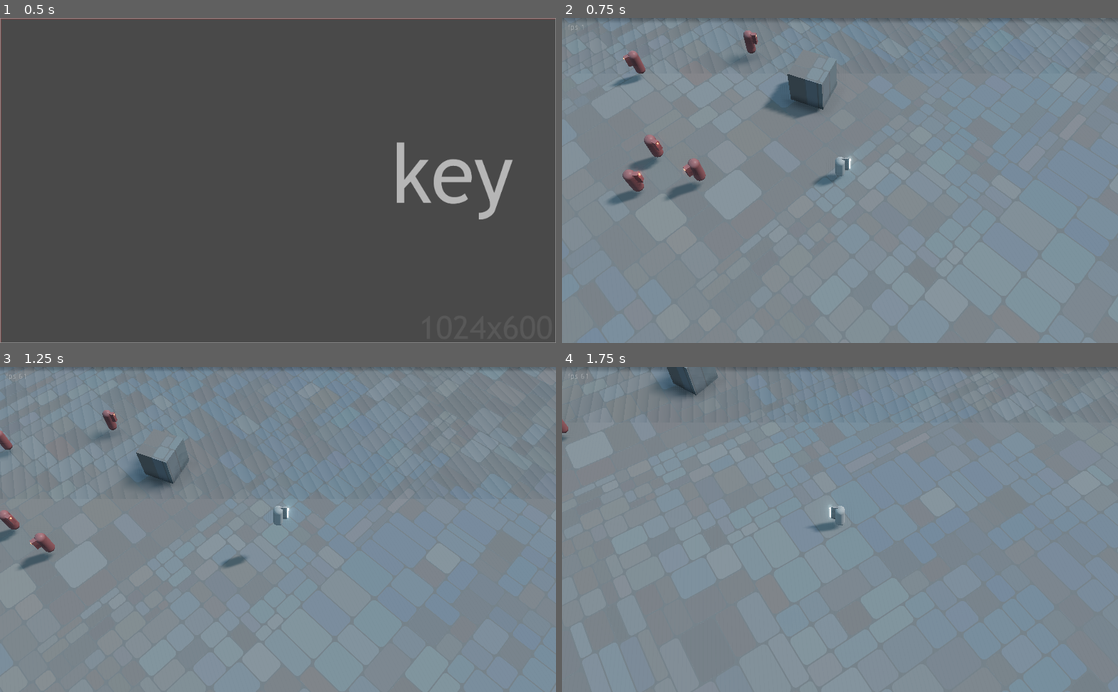
Above: before the commit, frames 1-4 (two rows, left to right).
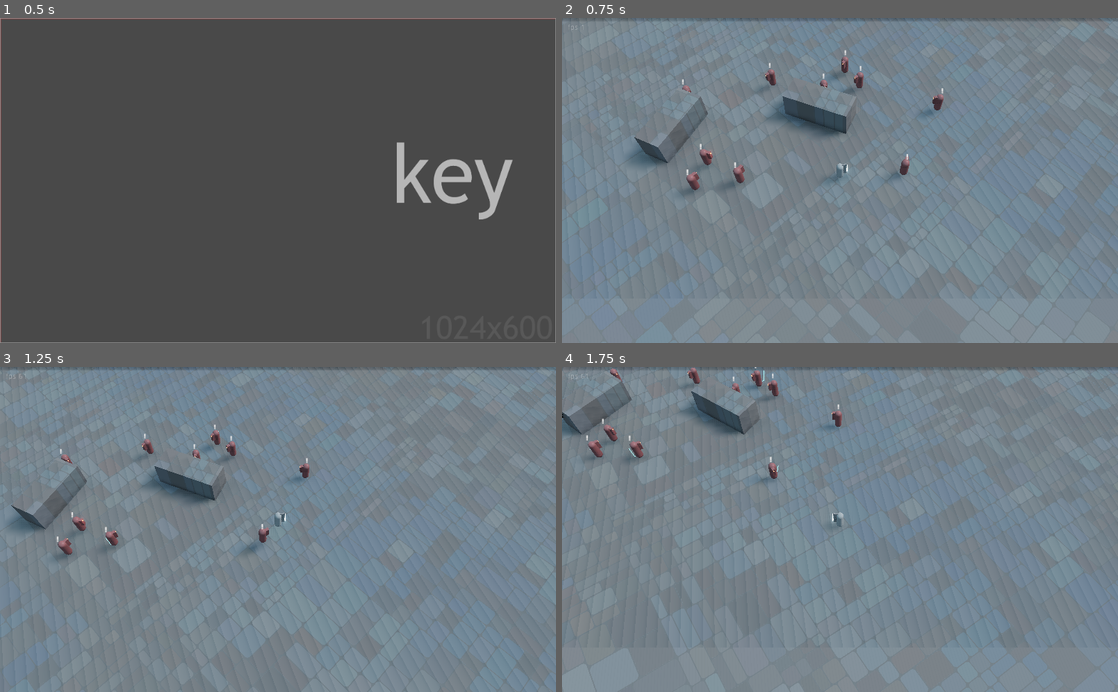
Above: after the commit, the same moments.

Repository: ioxu/key
Game: Godot game, scene res://scenes/splash.tscn
Same seed, same stepped clock (60 frames per second), same inputs: the game is played once before the commit and once after it.
Inputs (mouse positions are in pixels of both pictures, inside the frame that each line leads up to):
- Up to frame 1 (0.5 s): no input
- Up to frame 2 (0.75 s): tap Enter at 0.5 s; move the mouse to (962, 164) at 0.52 s; hold D (move_right) from 0.53 s (still down); hold Space (jump) from 0.53 s (still down); click (962, 164) at 0.67 s
- Up to frame 3 (1.25 s): keep holding D (move_right); keep holding Space (jump)
- Up to frame 4 (1.75 s): move the mouse to (728, 545) at 1.27 s; release D (move_right) at 1.28 s; release Space (jump) at 1.28 s; hold S (move_down) from 1.28 s (still down); tap Left (camera_rotate_left) at 1.35 s; tap Space (jump) at 1.52, 1.55 s

Frame 1 is identical in both runs. In frame 2, 8.0% of the frame differs, in the area x 0-100%, y 0-87%; in frame 3, 8.2%, in the area x 0-100%, y 0-100%; in frame 4, 7.4%.

Commit message:
enemy movement and state machines

Diff:
--- a/data/enemies/Enemy.gd
+++ b/data/enemies/Enemy.gd
@@ -1,17 +1,51 @@
 extends KinematicBody
-
 
 export var initial_health : float = 1000.0
 export var health : float = initial_health
+export(float) var movement_speed = 7.5
+export(float) var acceleration = 3.0
+export(float) var deaceleration = 5.0
+
+var direction := Vector3.ZERO
+var initial_movement_speed = movement_speed
+var last_direction := Vector3.ZERO
+var current_vertical_speed := Vector3.ZERO
+var movement := Vector3.ZERO
+var max_turn_rate := deg2rad(5.0)
+var speed := Vector3.ZERO
+var is_airborne : = false
+var gravity := -10.0
+var jump_acceleration := 3.0
+var age := 0.0
+var accelerate = acceleration
+
+const DO_TRAVEL_PATH = true
+var travel_path = null
+const travel_path_script = preload("res://scripts/travel_path_line.gd")
+
+var noise = OpenSimplexNoise.new()
+var offset = 0.0
+
+var damage_rng = RandomNumberGenerator.new()
 
 onready var hurt_meter = $MeshInstance/hurt_meter
+onready var fsm = $statemachine
 
-
-var damage_rng = RandomNumberGenerator.new()
 
 func _ready():
 	damage_rng.randomize()
 	$hurtbox.connect("bullet_hit", self, "bullet_hit")
+	noise.seed = randi()
+	noise.octaves = 2
+	noise.period = 35.0
+	offset = damage_rng.randf() * 100
+
+	if DO_TRAVEL_PATH:
+		travel_path = ImmediateGeometry.new()
+		travel_path.set_script(travel_path_script)
+		travel_path.track_object_path = self.get_path()
+		travel_path.position_offset = Vector3(0.0, -0.5, 0.0)
+		get_node("/root/").add_child(travel_path)
 
 
 func bullet_hit(bullet):
@@ -22,3 +56,51 @@
 
 	if health <= 0.0:
 		queue_free()
+
+
+func _idle():
+	# wander about a bit
+	var rot_y = noise.get_noise_1d( age * 25.0 + offset )
+	rot_y = sign(rot_y) * bias(abs(rot_y), 0.25) * 0.2
+	rotate_y( rot_y )
+	direction = global_transform.basis.z
+	var speed_noise = noise.get_noise_1d( age * 15.0 - offset )
+	var spd = 0.0
+
+	if speed_noise > 0.35:
+		spd = bias((speed_noise+1.0)/2.0, 0.2)
+	elif speed_noise < -0.35:
+		spd = -0.4 * bias((abs(speed_noise)+1.0)/2.0, 0.2)
+	movement_speed = spd * 7.5
+
+
+func _physics_process(delta):
+	age += delta
+
+	direction.y = 0.0
+	last_direction = direction.normalized()
+	var max_speed = movement_speed * direction.normalized()
+	accelerate = deaceleration
+	if direction.dot(speed) > 0.0:
+		accelerate = acceleration
+	direction = Vector3.ZERO
+	speed = speed.linear_interpolate(max_speed, delta * accelerate)
+	movement = transform.basis * speed
+	movement = speed
+
+	current_vertical_speed.y += gravity * delta * jump_acceleration
+	movement += current_vertical_speed
+	move_and_slide(movement, Vector3.UP)
+	if is_on_floor():
+		current_vertical_speed.y = 0.0
+		is_airborne = false
+
+func bias(value, b):
+	b = -log2(1.0 - b)
+	return 1.0 - pow(1.0 - pow(value, 1.0/b), b)
+
+func log2(value):
+	return log(value) / log(2)
+
+func remap_range(value, InputA, InputB, OutputA, OutputB):
+	return(value - InputA) / (InputB - InputA) * (OutputB - OutputA) + OutputA
--- a/data/enemies/Enemy.tscn
+++ b/data/enemies/Enemy.tscn
@@ -1,10 +1,12 @@
-[gd_scene load_steps=13 format=2]
+[gd_scene load_steps=16 format=2]
 
 [ext_resource path="res://data/enemies/Enemy_material.tres" type="Material" id=1]
 [ext_resource path="res://data/enemies/Enemy.gd" type="Script" id=2]
 [ext_resource path="res://data/enemies/hurt_meter.tscn" type="PackedScene" id=3]
 [ext_resource path="res://data/enemies/hurtbox.gd" type="Script" id=4]
 [ext_resource path="res://data/enemies/hurt_meter_shadermaterial.tres" type="Material" id=5]
+[ext_resource path="res://data/textures/debug/symbols_16px_exclamation.png" type="Texture" id=6]
+[ext_resource path="res://data/statemachine/enemy/enemyFSM.gd" type="Script" id=7]
 
 [sub_resource type="CapsuleShape" id=1]
 radius = 0.46698
@@ -27,17 +29,31 @@
 [sub_resource type="CubeMesh" id=5]
 size = Vector3( 0.228, 0.456, 0.633 )
 
-[sub_resource type="CylinderMesh" id=7]
+[sub_resource type="CylinderMesh" id=6]
 resource_local_to_scene = true
 material = ExtResource( 5 )
-height = 0.2
+bottom_radius = 0.65
+height = 1.0
 radial_segments = 32
 rings = 1
 
-[sub_resource type="CylinderShape" id=6]
+[sub_resource type="CylinderShape" id=7]
 radius = 0.658651
 
-[node name="Enemy" type="KinematicBody"]
+[sub_resource type="SpatialMaterial" id=8]
+flags_transparent = true
+params_depth_draw_mode = 3
+albedo_color = Color( 0.513726, 0.811765, 0.929412, 0.0509804 )
+emission_enabled = true
+emission = Color( 0.180392, 0.427451, 0.556863, 1 )
+emission_energy = 3.12
+emission_operator = 0
+emission_on_uv2 = false
+
+[node name="Enemy" type="KinematicBody" groups=[
+"Enemies",
+"NPCs",
+]]
 transform = Transform( 1, 0, 0, 0, 1, 0, 0, 0, 1, 0, 1.259, 0 )
 collision_layer = 4
 collision_mask = 15
@@ -63,8 +79,8 @@
 material/0 = ExtResource( 1 )
 
 [node name="hurt_meter" parent="MeshInstance" instance=ExtResource( 3 )]
-transform = Transform( 0.5, 0, 0, 0, -1.31134e-07, 0.5, 0, -3, -2.18557e-08, 0, -1.39755e-07, 0.857811 )
-mesh = SubResource( 7 )
+transform = Transform( 0.5, 0, 0, 0, -6.55671e-08, 0.5, 0, -1.5, -2.18557e-08, 0, -1.39755e-07, 0.857811 )
+mesh = SubResource( 6 )
 
 [node name="hurtbox" type="Area" parent="."]
 collision_layer = 32
@@ -72,4 +88,29 @@
 script = ExtResource( 4 )
 
 [node name="CollisionShape" type="CollisionShape" parent="hurtbox"]
-shape = SubResource( 6 )
+shape = SubResource( 7 )
+
+[node name="vision_area" type="Area" parent="."]
+transform = Transform( 1, 0, 0, 0, 1, 0, 0, 0, 1, 0, 0.538681, 0 )
+visible = false
+
+[node name="CollisionPolygon" type="CollisionPolygon" parent="vision_area"]
+transform = Transform( -1.62921e-07, -1, 1.62921e-07, 0, -1.62921e-07, -1, 1, -1.62921e-07, 2.65431e-14, 0, 0, 0 )
+polygon = PoolVector2Array( 0, 0, 15, 5, 15, -5 )
+
+[node name="CSGPolygon" type="CSGPolygon" parent="vision_area"]
+transform = Transform( -1.62921e-07, -1, 1.62921e-07, 0, -1.62921e-07, -1, 1, -1.62921e-07, 2.65431e-14, 0, -0.5, 0 )
+polygon = PoolVector2Array( 0, 0, 0, 0, 15, 5, 15, -5 )
+depth = 0.139
+material = SubResource( 8 )
+
+[node name="alert_icon" type="Sprite3D" parent="."]
+transform = Transform( 1, 0, 0, 0, 1, 0, 0, 0, 1, 0, 1.25684, 0 )
+cast_shadow = 0
+opacity = 0.69
+pixel_size = 0.03
+billboard = 1
+texture = ExtResource( 6 )
+
+[node name="statemachine" type="Node" parent="."]
+script = ExtResource( 7 )
--- /dev/null
+++ b/data/shaders/trai_material.tres
@@ -0,0 +1,8 @@
+[gd_resource type="SpatialMaterial" format=2]
+
+[resource]
+emission_enabled = true
+emission = Color( 0.172549, 0.627451, 0.929412, 1 )
+emission_energy = 10.0
+emission_operator = 0
+emission_on_uv2 = false
--- /dev/null
+++ b/data/statemachine/enemy/enemyFSM.gd
@@ -0,0 +1,26 @@
+extends StateMachine
+
+# enemyFSM
+
+func _ready():
+	add_state("idle")
+	add_state("chase")
+	add_state("attack")
+	call_deferred("set_state", states.idle)
+
+
+func _state_logic(delta):
+	if state == states.idle:
+		parent._idle()
+
+
+func _get_transition(delta):
+	return null
+
+
+func _enter_state(new_state, old_state):
+	pass
+
+
+func _exit_state(old_state, new_state):
+	pass
--- /dev/null
+++ b/data/statemachine/statemachine.gd
@@ -0,0 +1,49 @@
+# abstract base statemachine
+# Game Endeavour https://www.youtube.com/watch?v=BNU8xNRk_oU
+extends Node
+
+class_name StateMachine
+
+var state = null setget set_state
+var previous_state = null
+var states = {}
+
+onready var parent = get_parent()
+
+
+func _physics_process(delta):
+	if state != null:
+		_state_logic(delta)
+		var transition = _get_transition(delta)
+		if transition != null:
+			set_state(transition)
+
+
+func _state_logic(delta):
+	pass
+
+
+func _get_transition(delta):
+	return null
+
+
+func _enter_state(new_state, old_state):
+	pass
+
+
+func _exit_state(old_state, new_state):
+	pass
+
+
+func set_state(new_state):
+	previous_state = state
+	state = new_state
+
+	if previous_state != null:
+		_exit_state(previous_state, new_state)
+	if new_state != null:
+		_enter_state(new_state, previous_state)
+
+
+func add_state(state_name):
+	states[state_name] = states.size()
--- a/data/weapons/pulse_shard/pulse_shard_bullet.tscn
+++ b/data/weapons/pulse_shard/pulse_shard_bullet.tscn
@@ -1,7 +1,11 @@
-[gd_scene load_steps=7 format=2]
+[gd_scene load_steps=8 format=2]
 
 [ext_resource path="res://data/weapons/pulse_shard/pulse_shard_bullet.gd" type="Script" id=1]
 [ext_resource path="res://data/weapons/pulse_shard/pulse_shader_bullet.shader" type="Shader" id=2]
+
+[sub_resource type="PhysicsMaterial" id=5]
+friction = 0.65
+bounce = 0.05
 
 [sub_resource type="BoxShape" id=1]
 extents = Vector3( 0.0726534, 0.426933, 0.524819 )
@@ -30,6 +34,7 @@
 [node name="pulse_shard_bullet" type="RigidBody"]
 collision_layer = 8
 collision_mask = 2147483682
+physics_material_override = SubResource( 5 )
 gravity_scale = 0.0
 continuous_cd = true
 contact_monitor = true
--- a/project.godot
+++ b/project.godot
@@ -8,9 +8,14 @@
 
 config_version=4
 
-_global_script_classes=[  ]
+_global_script_classes=[ {
+"base": "Node",
+"class": "StateMachine",
+"language": "GDScript",
+"path": "res://data/statemachine/statemachine.gd"
+} ]
 _global_script_class_icons={
-
+"StateMachine": ""
 }
 
 [application]
--- a/scenes/level.tscn
+++ b/scenes/level.tscn
@@ -12,8 +12,10 @@
 extents = Vector3( 250, 0.5, 250 )
 
 [sub_resource type="CubeMesh" id=3]
+size = Vector3( 5, 2, 2 )
 
 [sub_resource type="BoxShape" id=4]
+extents = Vector3( 2.5, 1, 1 )
 
 [sub_resource type="ProceduralSky" id=5]
 
@@ -54,7 +56,7 @@
 [node name="level" type="Spatial" parent="."]
 
 [node name="MeshInstance" type="MeshInstance" parent="level"]
-transform = Transform( 0.924146, 0, 0.382038, 0, 1, 0, -0.382038, 0, 0.924146, -4.49112, 1.028, -3.46241 )
+transform = Transform( 0.924146, 0, 0.382038, 0, 1, 0, -0.382038, 0, 0.924146, -4.49112, 0.99263, -3.46241 )
 mesh = SubResource( 3 )
 material/0 = ExtResource( 1 )
 
@@ -63,6 +65,19 @@
 collision_mask = 2147483677
 
 [node name="CollisionShape" type="CollisionShape" parent="level/MeshInstance/StaticBody"]
+transform = Transform( 1, 0, -5.96046e-08, 0, 1, 0, 5.96046e-08, 0, 1, 0, 0, 0 )
+shape = SubResource( 4 )
+
+[node name="MeshInstance2" type="MeshInstance" parent="level"]
+transform = Transform( -0.34202, 0, 0.939692, 0, 1, 0, -0.939692, 0, -0.34202, -10.6895, 0.99263, 5.30861 )
+mesh = SubResource( 3 )
+material/0 = ExtResource( 1 )
+
+[node name="StaticBody" type="StaticBody" parent="level/MeshInstance2"]
+collision_layer = 2
+collision_mask = 2147483677
+
+[node name="CollisionShape" type="CollisionShape" parent="level/MeshInstance2/StaticBody"]
 transform = Transform( 1, 0, -5.96046e-08, 0, 1, 0, 5.96046e-08, 0, 1, 0, 0, 0 )
 shape = SubResource( 4 )
 
@@ -83,7 +98,7 @@
 transform = Transform( 0.914544, 0.3137, 0.255347, -5.51887e-08, -0.631285, 0.775551, 0.404487, -0.709275, -0.577338, 0, 2.18338, 0 )
 light_energy = 0.5
 shadow_enabled = true
-shadow_bias = 0.01
+shadow_bias = 0.0
 directional_shadow_mode = 1
 directional_shadow_split_1 = 0.252
 directional_shadow_split_2 = 0.431
@@ -93,16 +108,31 @@
 environment = SubResource( 6 )
 
 [node name="Enemy2" parent="." instance=ExtResource( 4 )]
-transform = Transform( -0.56478, 0, 0.825242, 0, 1, 0, -0.825242, 0, -0.56478, -9.3253, 1.0837, -2.84404 )
+transform = Transform( 1, 0, 0, 0, 1, 0, 0, 0, 1, -9.3253, 1.18355, -2.84404 )
 
 [node name="Enemy3" parent="." instance=ExtResource( 4 )]
-transform = Transform( 0.988607, 0, -0.150519, 0, 1, 0, 0.150519, 0, 0.988607, -12.5604, 1.0837, 2.78339 )
+transform = Transform( 0.0339052, 0, 0.999425, 0, 1, 0, -0.999425, 0, 0.0339052, -12.5604, 1.18355, 2.78339 )
 
 [node name="Enemy4" parent="." instance=ExtResource( 4 )]
-transform = Transform( -0.742502, 0, 0.669844, 0, 1, 0, -0.669844, 0, -0.742502, -5.73695, 1.0837, 7.08563 )
+transform = Transform( -0.988788, 0, -0.149328, 0, 1, 0, 0.149328, 0, -0.988788, -5.73695, 1.18355, 7.08563 )
 
 [node name="Enemy5" parent="." instance=ExtResource( 4 )]
-transform = Transform( -0.309697, 0, 0.950835, 0, 1, 0, -0.950835, 0, -0.309697, -6.79825, 1.0837, 5.29928 )
+transform = Transform( -0.628574, 0, 0.777749, 0, 1, 0, -0.777749, 0, -0.628574, -6.79825, 1.18355, 5.29928 )
 
 [node name="Enemy" parent="." instance=ExtResource( 4 )]
-transform = Transform( 1, 0, 0, 0, 1, 0, 0, 0, 1, -3.98824, 1.25888, 4.62226 )
+transform = Transform( -0.926081, 0, -0.377324, 0, 1, 0, 0.377324, 0, -0.926081, -3.98824, 1.35873, 4.62226 )
+
+[node name="Enemy6" parent="." instance=ExtResource( 4 )]
+transform = Transform( -0.675693, 0, -0.737183, 0, 1, 0, 0.737183, 0, -0.675693, 3.46948, 1.18355, -3.85347 )
+
+[node name="Enemy7" parent="." instance=ExtResource( 4 )]
+transform = Transform( 0.71385, 0, -0.700299, 0, 1, 0, 0.700299, 0, 0.71385, 1.50697, 1.18355, -10.0407 )
+
+[node name="Enemy8" parent="." instance=ExtResource( 4 )]
+transform = Transform( 0.558035, 0, 0.829817, 0, 1, 0, -0.829817, 0, 0.558035, -6.27513, 1.18355, -7.91761 )
+
+[node name="Enemy9" parent="." instance=ExtResource( 4 )]
+transform = Transform( 0.998067, 0, -0.0621459, 0, 1, 0, 0.0621459, 0, 0.998067, -4.24115, 1.18355, -7.49295 )
+
+[node name="Enemy10" parent="." instance=ExtResource( 4 )]
+transform = Transform( 0.34759, 0, 0.937647, 0, 1, 0, -0.937647, 0, 0.34759, -5.64076, 1.35873, -4.964 )
--- a/scenes/player/Controller.gd
+++ b/scenes/player/Controller.gd
@@ -11,7 +11,7 @@
 export(float) var max_jump = 12.0
 export(float) var camera_rotation_speed = 3.0
 export(float) var max_zoom = 8.0 #0.5
-export(float) var min_zoom = 22.0 #1.5
+export(float) var min_zoom = 30.0 #1.5
 export(float) var zoom_speed = 4.0
 
 onready var player : KinematicBody = get_node(PlayerPath)
--- a/scenes/player/player.tscn
+++ b/scenes/player/player.tscn
@@ -28,7 +28,9 @@
 [sub_resource type="QuadMesh" id=6]
 size = Vector2( 2, 2 )
 
-[node name="player" type="KinematicBody"]
+[node name="player" type="KinematicBody" groups=[
+"Player",
+]]
 collision_layer = 2147483649
 collision_mask = 22
 
@@ -73,7 +75,7 @@
 transform = Transform( 1, 0, 0, 0, 0.512433, 0.858728, 0, -0.858728, 0.512433, 0, 0, 0 )
 
 [node name="camera_boom" type="Spatial" parent="camera_root/camera_base/camera_tilt"]
-transform = Transform( 1, 0, 0, 0, 1, 0, 0, 0, 1, 0, 0, 18 )
+transform = Transform( 1, 0, 0, 0, 1, 0, 0, 0, 1, 0, 0, 30 )
 
 [node name="Camera" type="Camera" parent="camera_root/camera_base/camera_tilt/camera_boom"]
 current = true
--- a/scripts/game.gd
+++ b/scripts/game.gd
@@ -2,6 +2,10 @@
 # main game singleton
 
 var minimum_size : Vector2 = Vector2(1024,600)#(960, 540)
+var BORDERLESS_FULLSCREEN = false
+
+var window_position := Vector2.ZERO
+var fullscreen : = true
 
 func _ready():
 	print("game.dg autoload ready")
@@ -9,11 +13,25 @@
 	root.connect("size_changed",self,"resize")
 	#Input.set_mouse_mode(Input.MOUSE_MODE_CONFINED)
 
+	print("get_windows_size ",OS.get_window_size())
+	print("get_screen_size ",OS.get_screen_size())
+
 	# peep gamepads
 	var gamepads = Input.get_connected_joypads()
 	print("gamepads %s (%s)"%[gamepads, gamepads.size()])
 	for i in range(gamepads.size()):
 		print("  %s- \"%s\" %s"%[i, Input.get_joy_name(i), Input.get_joy_guid(i)])
+
+	window_position = OS.get_window_position()
+
+	if fullscreen:
+		if not BORDERLESS_FULLSCREEN:
+			OS.window_fullscreen = true
+		else:
+			OS.set_window_position(Vector2(0.0, 0.0))
+			OS.set_window_size(OS.get_screen_size())
+			OS.set_borderless_window(true)
+
 
 func _input(event):
 	if event.is_action_pressed("ui_cancel"):
@@ -29,6 +47,21 @@
 
 
 func _go_fullscreen():
+	if not BORDERLESS_FULLSCREEN:
 		OS.window_fullscreen = !OS.window_fullscreen
+		fullscreen = !fullscreen
 		if not OS.window_fullscreen:
 			OS.set_window_size(minimum_size)
+			OS.set_borderless_window(false)
+		else:
+			OS.set_window_position(window_position)
+	else:
+		fullscreen = !fullscreen
+		if fullscreen:
+			OS.set_window_size(OS.get_screen_size())
+			OS.set_borderless_window(true)
+			OS.set_window_position(Vector2(0.0, 0.0))
+		else:
+			OS.set_borderless_window(false)
+			OS.set_window_size(minimum_size)
+			OS.set_window_position(window_position)
--- /dev/null
+++ b/scripts/travel_path_line.gd
@@ -0,0 +1,29 @@
+extends ImmediateGeometry
+
+var point_array = Array()
+
+export var distance_threshold := 0.4
+export(NodePath) var track_object_path
+export var position_offset := Vector3.ZERO
+
+
+onready var track_object = get_node(track_object_path)
+onready var last_position := Vector3.ZERO
+
+onready var trail_material = preload("res://data/shaders/trai_material.tres")
+
+func _ready():
+	set_as_toplevel(true)
+	last_position = track_object.global_transform.origin
+	point_array.append(last_position)
+	material_override = trail_material
+
+func _process(delta):
+	if (track_object.global_transform.origin - point_array.back()).length() > distance_threshold:
+		point_array.append(track_object.global_transform.origin + position_offset)
+
+	clear()
+	begin(Mesh.PRIMITIVE_LINE_STRIP)
+	for p in point_array:
+		add_vertex(p)
+	end()
Binary file added: data/textures/debug/symbols_16px_at.png
Not shown, added: data/textures/debug/symbols_16px_at.png.import
Binary file added: data/textures/debug/symbols_16px_exclamation.png
Not shown, added: data/textures/debug/symbols_16px_exclamation.png.import
